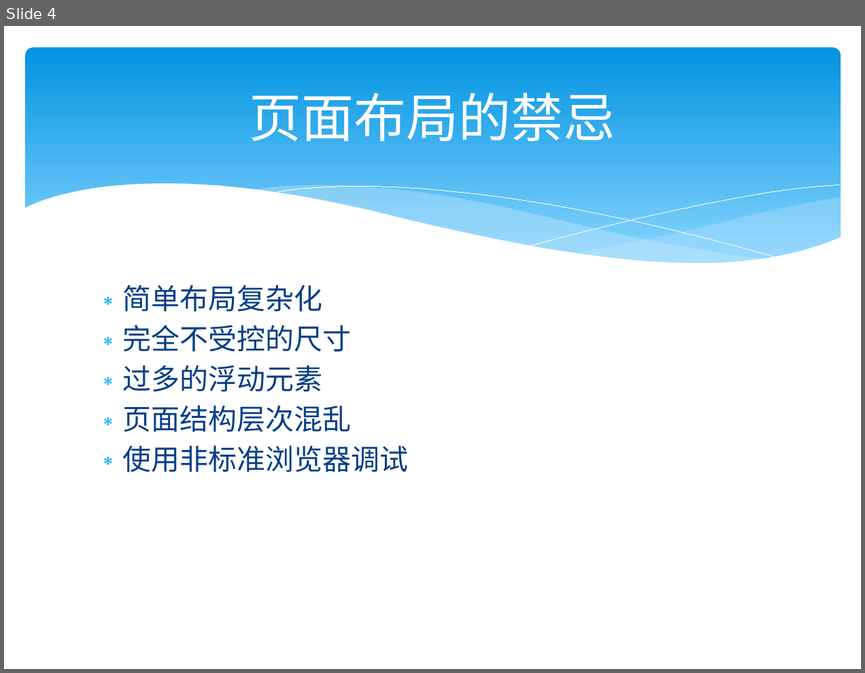
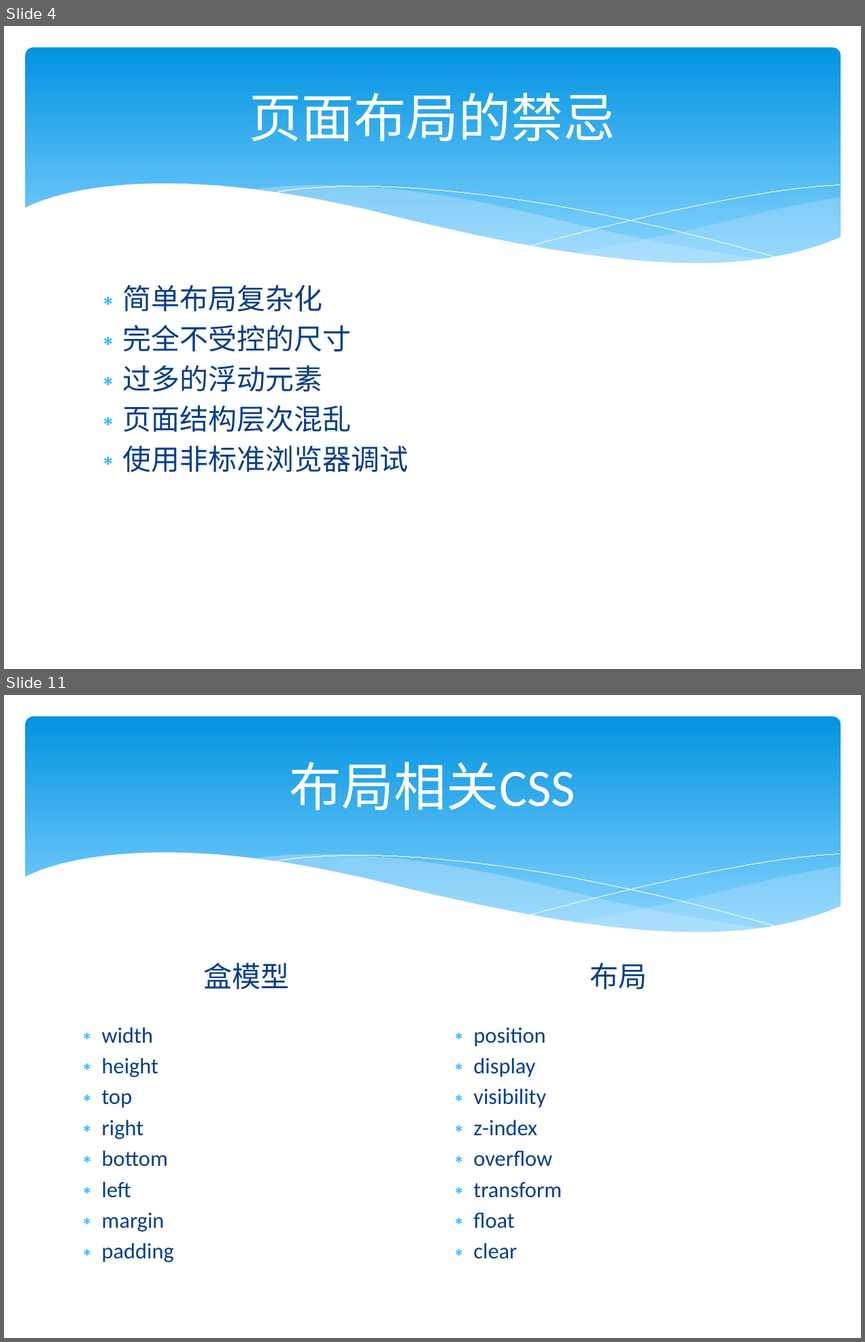
Before and after one commit to Hawkeyes0/HTML5-Test, a slide deck: Tour/Web前端技术_布局.pptx. Shown one above the other, each under a label of ours: slide 4 before the commit, slides 4 and 11 after it; the slides between them are not shown. The pictures are 865x673 and 865x1342 pixels, drawn with LibreOffice and Linux fonts; fonts in the diff are those of the drawing. Boxes give left, top, right and bottom in pixels: in the first picture for what was removed or moved away, otherwise in the second. Text is boxed around its words. In the diff, an @@ line names an element or a change of style, - is before the commit and + after.

Commit message:
更新布局资料

```diff
--- a/Tour/Web前端技术_布局.pptx
+++ b/Tour/Web前端技术_布局.pptx
@@ slide 11 added at bbox=[4, 695, 861, 1338], background #FFFFFF; not listed: 6 template elements that a slide beside it also shows @@
@@ title added at bbox=[290, 762, 575, 811], 44 pt, text #FFFFFF @@
+布局相关CSS
@@ text added at bbox=[204, 962, 290, 989], 24 pt, text #073E87 @@
+盒模型
@@ text added at bbox=[590, 962, 647, 989], 24 pt, text #073E87 @@
+布局
@@ text added at bbox=[102, 1027, 174, 1262], 18.5 pt, text #073E87 @@
+∗ width
+∗ height
+∗ top
+∗ right
+∗ bottom
+∗ left
+∗ margin
+∗ padding
@@ text added at bbox=[473, 1027, 562, 1259], 18.5 pt, text #073E87 @@
+∗ position
+∗ display
+∗ visibility
+∗ z-index
+∗ overflow
+∗ transform
+∗ float
+∗ clear
```
Also in this commit, not shown: 3 slides changed, 18 other slides added, 3 other files.
